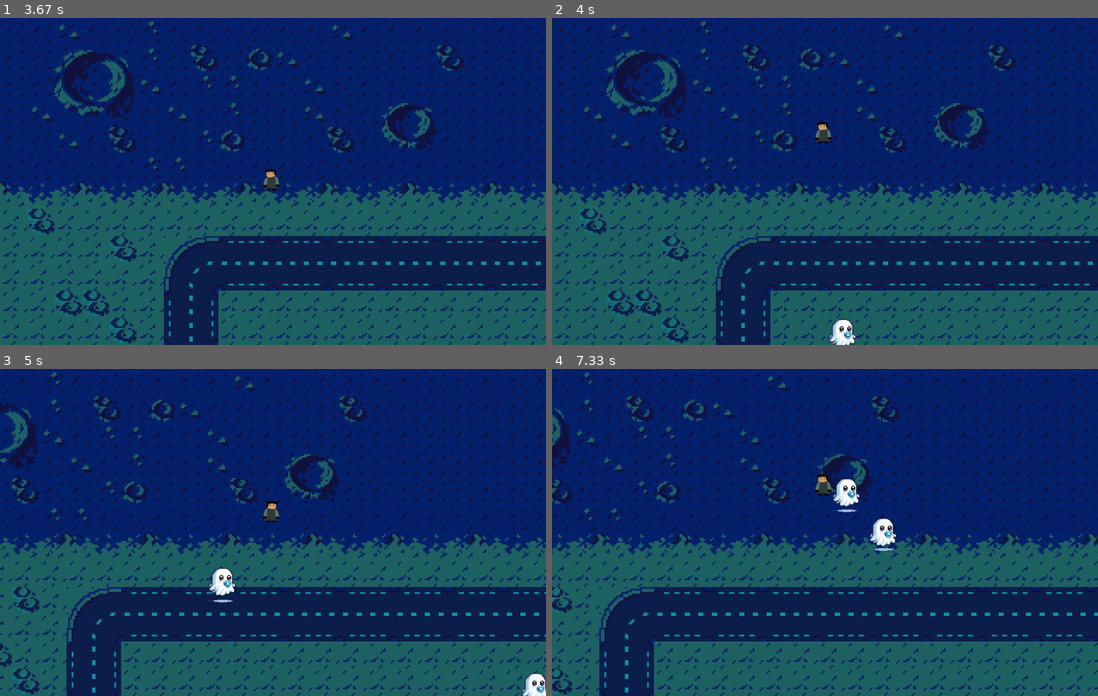
Above: before the commit, frames 1-4 (two rows, left to right).
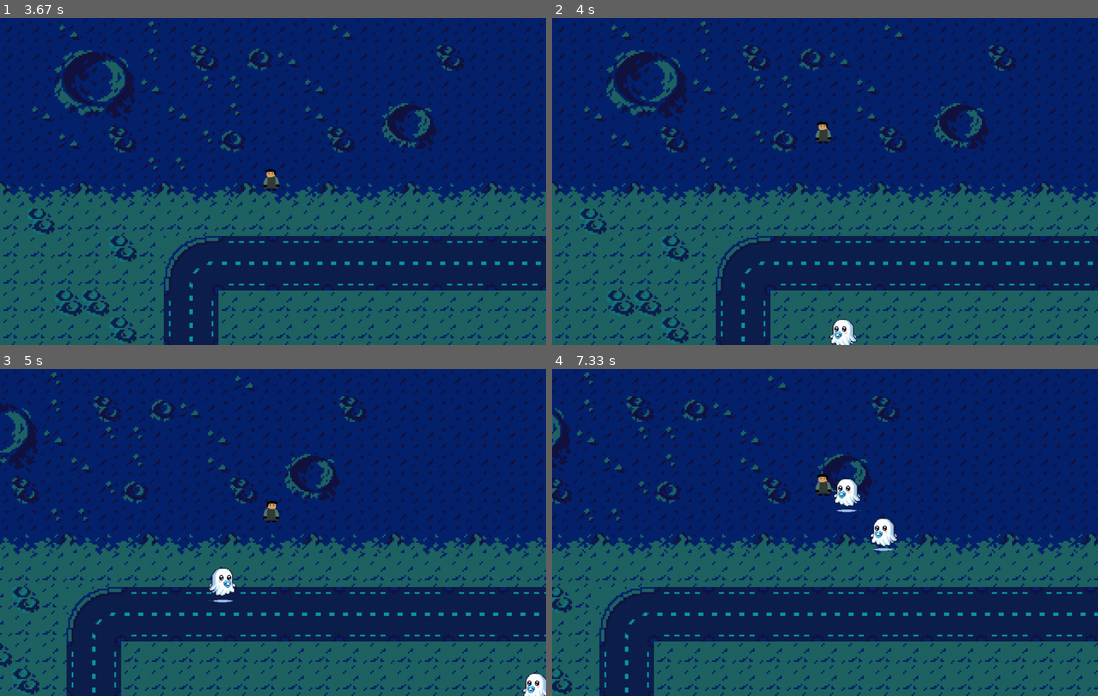
Above: after the commit, the same moments.

Repository: jgabrielsg/LP-PyGame
Game: pygame game, started from main.py
Two runs of this game, one before a commit and one after it. Both use one fixed random seed, a clock stepped at 60 frames per second and the inputs below.
Inputs (mouse positions are in pixels of both pictures, inside the frame that each line leads up to):
- Up to frame 1 (3.67 s): click "PLAY" at 0.38 s; hold Right 0.67-1.13 s; move the mouse to (251, 194) at 0.7 s; click (273, 201) at 1.22 s; hold Up 1.5-1.8 s; hold Right 1.83-2.3 s; hold Left 2.33-2.87 s; hold Down 2.9-3.2 s; hold Left 3.23-3.63 s
- Up to frame 2 (4 s): hold Up from 3.67 s (still down)
- Up to frame 3 (5 s): release Up at 4.03 s; hold Right 4.07-4.7 s; hold Down from 4.73 s (still down)
- Up to frame 4 (7.33 s): release Down at 5.1 s; hold Left 5.13-5.6 s; hold Right 5.63-6.1 s; hold Up 6.13-6.43 s; hold Right 6.47-6.93 s; hold Left from 6.97 s (still down)

Frame 1 is identical in both runs. In frame 2, 0.2% of the frame differs, in the area x 50-56%, y 92-100%; in frame 3, 0.2%; in frame 4, 0.5%, in the area x 51-64%, y 33-56%.

Commit message:
Animação dos fantasmas finalizada

Diff:
--- a/characters/enemy.py
+++ b/characters/enemy.py
@@ -51,6 +51,8 @@
         self.animation_images = [pygame.transform.scale(image, (new_width, new_height)) for image in self.animation_images]
         self.animation_index = 0
 
+        self.facing_left = False
+
     def update(self):
         super().update()
         self.animate()
@@ -60,5 +62,7 @@
         self.animation_index = (self.animation_index + animation_speed) % len(self.animation_images)
         self.image = self.animation_images[int(self.animation_index)]
 
+        if self.direction.x < 0:
+            self.image = pygame.transform.flip(self.image, True, False)
 
     def _atack(self, player): ...
